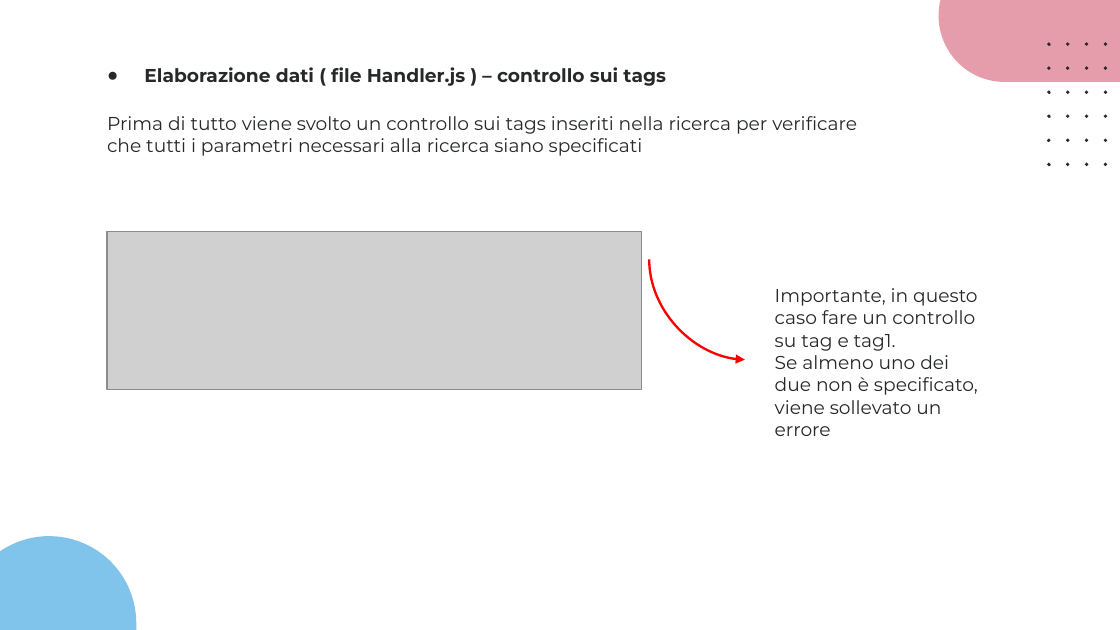
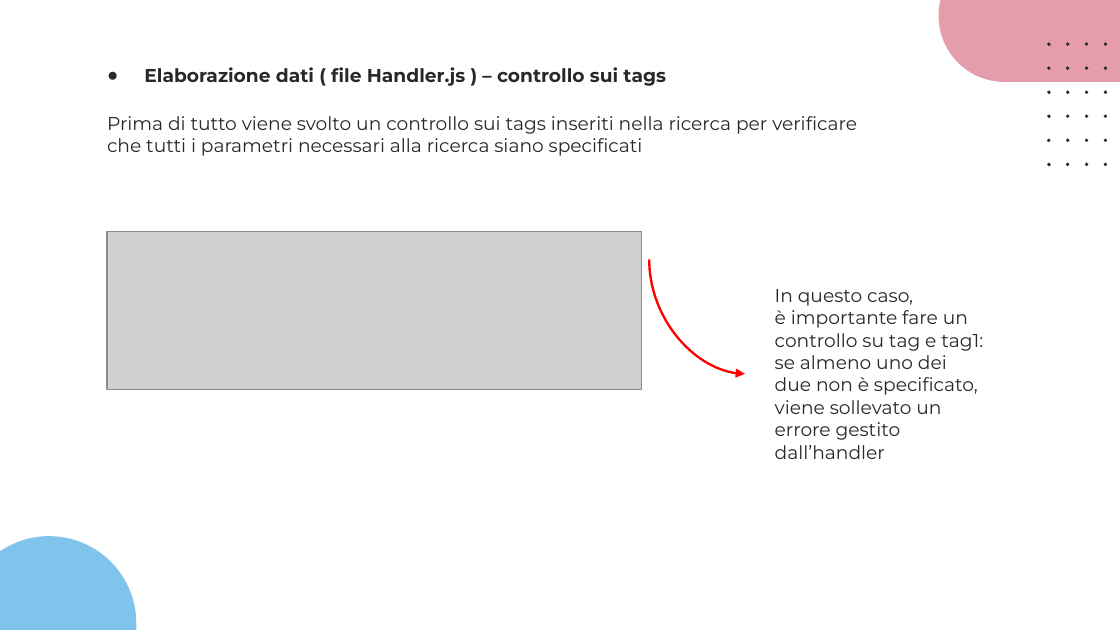
Before and after one commit to slocatelli30/CommuniTEDx, a slide deck: slide 33 of Progetto3.0/CommuniTEDx_3.0.pptx. Drawn at 1120x630 pixels with LibreOffice and Linux fonts; fonts in the diff are those of the drawing; grey boxes stand for pictures. Boxes give left, top, right and bottom in pixels: in the first picture for what was removed or moved away, otherwise in the second. Text is boxed around its words. In the diff, an @@ line names an element or a change of style, - is before the commit and + after.

```diff
--- a/Progetto3.0/CommuniTEDx_3.0.pptx
+++ b/Progetto3.0/CommuniTEDx_3.0.pptx
@@ curved arrow moved from (650, 260) - (745, 360) to (650, 260) - (745, 374) @@
@@ text at box(775, 289, 983, 459): text changed @@
-Importante, in questo caso fare un controllo su tag e tag1.
-Se almeno uno dei due non è specificato, viene sollevato un errore
+In questo caso,
+è importante fare un controllo su tag e tag1:
+se almeno uno dei due non è specificato, viene sollevato un errore gestito dall’handler
```
Also in this commit, not shown: 12 other slides changed, 1 other file.
